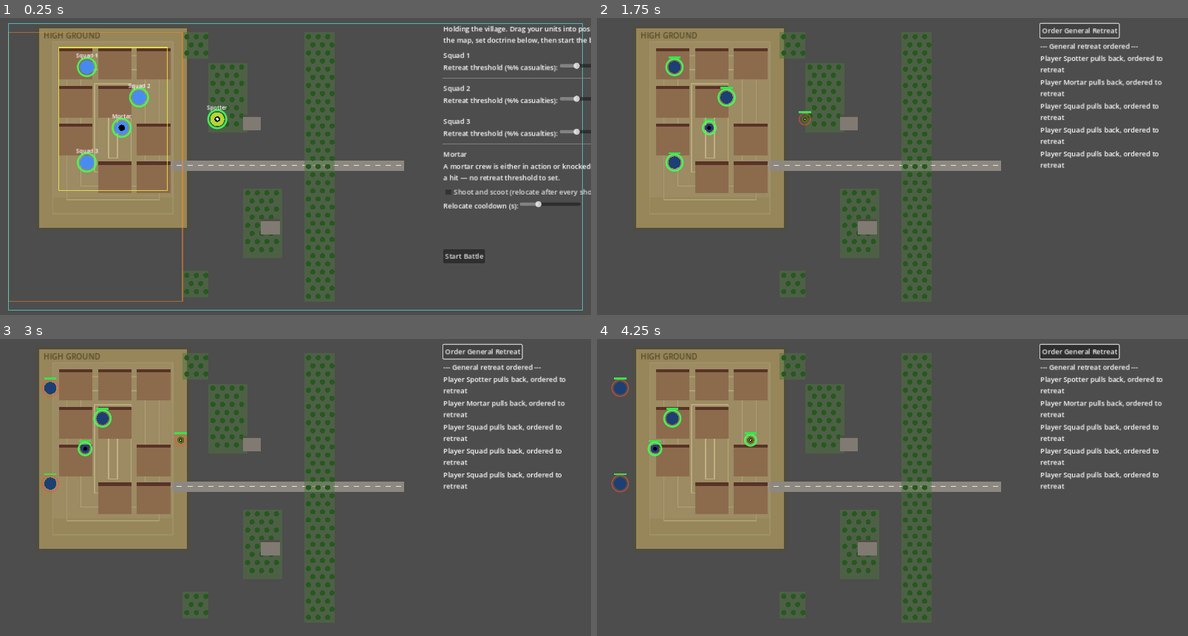
Above: before the commit, frames 1-4 (two rows, left to right).
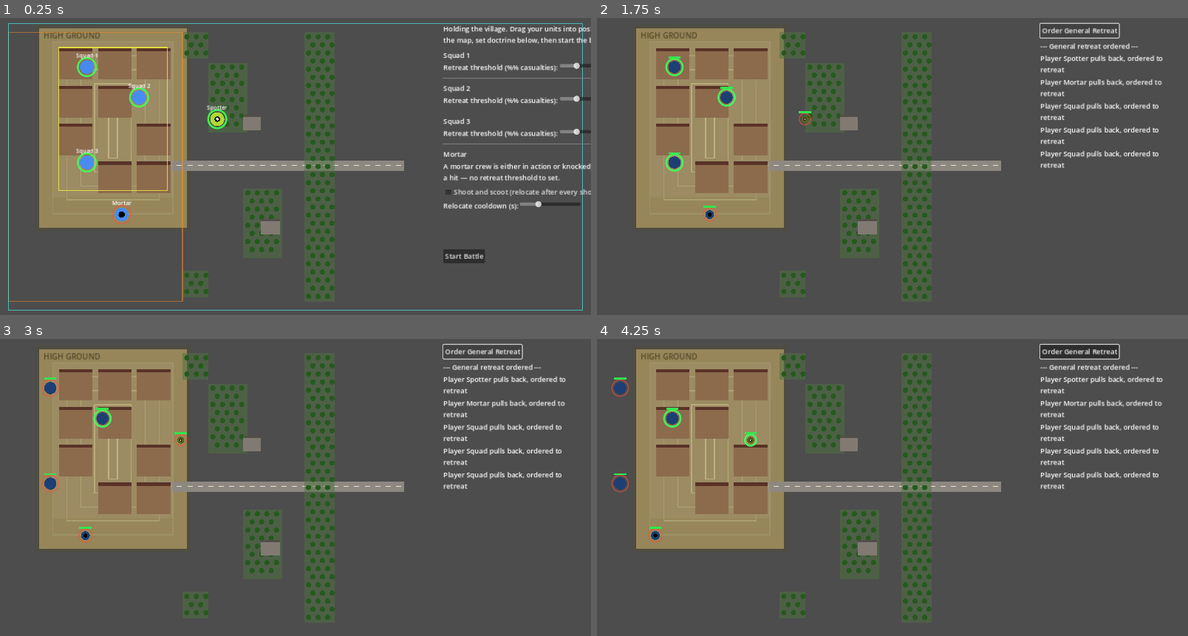
Above: after the commit, the same moments.

Repository: verybadcat/Drones
Game: Godot game, scene res://scenes/Main.tscn
Same seed, same stepped clock (60 frames per second), same inputs: the game is played once before the commit and once after it.
Inputs (mouse positions are in pixels of both pictures, inside the frame that each line leads up to):
- Up to frame 1 (0.25 s): no input
- Up to frame 2 (1.75 s): click "Start Battle" at 0.5 s; click "Order General Retreat" at 1.25 s
- Up to frame 3 (3 s): click "Order General Retreat" at 2 s; click "Order General Retreat" at 2.75 s
- Up to frame 4 (4.25 s): move the mouse to (1022, 472) at 3.52 s; click (1022, 472) at 3.67 s

The runs differ from the first frame. In frame 1, 0.4% of the frame differs, in the area x 18-23%, y 32-70%; in frame 2, 0.2%; in frame 3, 0.2%; in frame 4, 0.2%.

Commit message:
Mortar can't fire from or enter buildings; crew casualties now an exact headcount
A mortar needs overhead clearance a building can't give: it can no longer
fire while indoors, can no longer be dragged, retreat, or shoot-and-scoot
into one (trees are still fair game), and its default deployment spot -
which was itself inside the village - has been moved clear.

Replaced the old randi_range(25,100) "estimated % crew casualties" with a
real 4-person crew (including the driver) tracked as an exact headcount.
A hit either wipes the whole crew (destroyed) or leaves survivors who
abandon the gun on the spot and retreat to safety like any other routed
unit. Target-priority no longer treats an abandoned mortar as the top
threat once its crew has fled.

Co-Authored-By: Claude Sonnet 5 <noreply@anthropic.com>

Diff:
--- a/scripts/battle_manager.gd
+++ b/scripts/battle_manager.gd
@@ -274,6 +274,8 @@
 		# (seek_cover() redirects movement right away) but invisible in
 		# practice: the unit kept trading fire the whole way there, so a
 		# dash for cover looked identical to just standing and fighting.
+	if unit.kind == Unit.Kind.MORTAR and GameConfig.is_building_at(unit.global_position):
+		return # no overhead clearance to lob a round from inside a building
 
 	unit.fire_timer -= delta
 	if unit.fire_timer > 0.0:
@@ -392,22 +394,32 @@
 
 
 ## Shoot-and-scoot is now visible, not just a cooldown number — the mortar
-## actually hops a short, random distance after firing.
+## actually hops a short, random distance after firing. Tries a handful of
+## random directions and skips any that would land it inside a building —
+## a mortar can never set up in one — falling back to staying put if every
+## attempt does.
 func _hop_mortar(mortar: Unit) -> void:
-	var hop := Vector2(randf_range(-1.0, 1.0), randf_range(-1.0, 1.0))
-	if hop.length() < 0.01:
-		hop = Vector2.RIGHT
-	mortar.position += hop.normalized() * GameConfig.MORTAR_SCOOT_HOP_DISTANCE
-	mortar.position.x = clamp(mortar.position.x, 20.0, 1340.0)
-	mortar.position.y = clamp(mortar.position.y, 20.0, 680.0)
-	mortar.queue_redraw()
+	for _attempt in 8:
+		var hop := Vector2(randf_range(-1.0, 1.0), randf_range(-1.0, 1.0))
+		if hop.length() < 0.01:
+			continue
+		var candidate: Vector2 = mortar.position + hop.normalized() * GameConfig.MORTAR_SCOOT_HOP_DISTANCE
+		candidate.x = clamp(candidate.x, 20.0, 1340.0)
+		candidate.y = clamp(candidate.y, 20.0, 680.0)
+		if not GameConfig.is_building_at(candidate):
+			mortar.position = candidate
+			mortar.queue_redraw()
+			return
 
 
 func _log_hit_consequence(unit: Unit, was_active_before: bool) -> void:
 	if unit.state == Unit.State.DESTROYED:
 		combat_log.log_destroyed(unit)
 	elif unit.state == Unit.State.RETREATING and was_active_before:
-		combat_log.log_threshold_retreat(unit)
+		if unit.kind == Unit.Kind.MORTAR:
+			combat_log.log_mortar_abandoned(unit)
+		else:
+			combat_log.log_threshold_retreat(unit)
 	if unit.reported_issue and not unit.reported_issue_logged:
 		unit.reported_issue_logged = true
 		combat_log.log_reports_issue(unit)
@@ -434,7 +446,10 @@
 ## Mortars are the highest-value target on the battlefield for both sides —
 ## if one is a legal target at all, it's always preferred over a squad or
 ## the spotter, for either a squad's direct fire or another mortar's own
-## targeting.
+## targeting. Only an ACTIVE mortar earns that priority, though — one that's
+## already been hit has had its crew abandon the gun (see
+## Unit._apply_mortar_casualties), so a RETREATING mortar is just fleeing
+## survivors, no more of a threat than any other routed unit.
 func _pick_target(unit: Unit, enemies: Array[Unit]) -> Unit:
 	var candidates: Array[Unit] = []
 	for e in enemies:
@@ -449,7 +464,7 @@
 	if candidates.is_empty():
 		return null
 
-	var mortar_candidates: Array[Unit] = candidates.filter(func(c): return c.kind == Unit.Kind.MORTAR)
+	var mortar_candidates: Array[Unit] = candidates.filter(func(c): return c.kind == Unit.Kind.MORTAR and c.state == Unit.State.ACTIVE)
 	if not mortar_candidates.is_empty():
 		return mortar_candidates[randi() % mortar_candidates.size()]
 	return candidates[randi() % candidates.size()]
@@ -499,6 +514,15 @@
 	return false
 
 
+## Display name for a WITHDRAWN/RETREATING unit in the AAR — a mortar whose
+## crew took casualties before abandoning the gun gets that noted, since
+## "withdrew safely" alone would hide that its crew was hurt and its gun lost.
+func _mortar_survivor_label(u: Unit) -> String:
+	if u.kind == Unit.Kind.MORTAR and u.crew_killed > 0:
+		return "%s (%d/%d crew killed, gun abandoned)" % [u.display_name(), u.crew_killed, u.crew_size]
+	return u.display_name()
+
+
 func _compute_side_stats(units: Array[Unit]) -> Dictionary:
 	var pips_total := 0
 	var pips_lost := 0
@@ -511,13 +535,13 @@
 		match u.state:
 			Unit.State.DESTROYED:
 				if u.kind == Unit.Kind.MORTAR:
-					destroyed.append("%s (est. %d%% crew casualties)" % [u.display_name(), u.crew_casualty_percent])
+					destroyed.append("%s (%d/%d crew killed)" % [u.display_name(), u.crew_killed, u.crew_size])
 				else:
 					destroyed.append(u.display_name())
 			Unit.State.WITHDRAWN:
-				withdrawn.append(u.display_name())
+				withdrawn.append(_mortar_survivor_label(u))
 			Unit.State.RETREATING:
-				still_retreating.append(u.display_name())
+				still_retreating.append(_mortar_survivor_label(u))
 	var casualty_percent: float = (float(pips_lost) / float(pips_total) * 100.0) if pips_total > 0 else 0.0
 	return {
 		"pips_total": pips_total,
--- a/scripts/combat_log.gd
+++ b/scripts/combat_log.gd
@@ -58,7 +58,18 @@
 
 
 func log_destroyed(unit: Unit) -> void:
-	add_entry("%s %s" % [unit.display_name(), unit.destroyed_verb()])
+	if unit.kind == Unit.Kind.MORTAR:
+		add_entry("%s's entire crew is down (%d/%d killed) — the gun is lost" % [
+			unit.display_name(), unit.crew_killed, unit.crew_size
+		])
+	else:
+		add_entry("%s %s" % [unit.display_name(), unit.destroyed_verb()])
+
+
+func log_mortar_abandoned(unit: Unit) -> void:
+	add_entry("%s takes a hit — %d/%d crew down, survivors abandon the gun and flee" % [
+		unit.display_name(), unit.crew_killed, unit.crew_size
+	])
 
 
 func log_counter_battery_incoming(unit: Unit) -> void:
--- a/scripts/deployment_screen.gd
+++ b/scripts/deployment_screen.gd
@@ -46,10 +46,16 @@
 	elif event is InputEventMouseMotion and _dragging != null:
 		var zone := _dragging.deployment_zone
 		var mouse_pos := get_global_mouse_position()
-		_dragging.position = Vector2(
+		var candidate := Vector2(
 			clamp(mouse_pos.x, zone.position.x, zone.end.x),
 			clamp(mouse_pos.y, zone.position.y, zone.end.y)
 		)
+		# A mortar can never be set up inside a building (no overhead
+		# clearance to fire from one) — the token simply stops at the
+		# building's edge instead of following the cursor inside it.
+		if _dragging.kind == Unit.Kind.MORTAR and GameConfig.is_building_at(candidate):
+			return
+		_dragging.position = candidate
 		_dragging.queue_redraw() # cover ring must update live as it crosses terrain
 
 
--- a/scripts/game_config.gd
+++ b/scripts/game_config.gd
@@ -53,7 +53,11 @@
 	Vector2(320, 190),
 	Vector2(200, 340),
 ]
-const PLAYER_MORTAR_DEFAULT_POSITION: Vector2 = Vector2(280, 260)
+## Below the village's BUILDING footprint (y 60-420 at this x) — a mortar
+## can never be set up inside a building, so its default position must not
+## be either. Still within PLAYER_MORTAR_DEPLOYMENT_ZONE and on the high
+## ground behind the village.
+const PLAYER_MORTAR_DEFAULT_POSITION: Vector2 = Vector2(280, 460)
 
 # Enemy squads start at the map's far edge, first move onto the road (the
 # strip is Rect2(330, 335, 600, 24) -> y:335-359), then actually march DOWN
@@ -172,6 +176,14 @@
 	return terrain == TerrainType.BUILDING or terrain == TerrainType.TREES
 
 
+## A mortar can't be fired from inside a building (no overhead clearance for
+## the round's arc) and is never allowed to set up or take cover inside one
+## — see BattleManager._tick_fire, DeploymentScreen, and the avoid_buildings
+## param on the cover-point functions below.
+static func is_building_at(pos: Vector2) -> bool:
+	return get_terrain_type_at(pos) == TerrainType.BUILDING
+
+
 ## A point inside a nearby TREES/BUILDING zone to `from` — where a unit
 ## bolting for cover heads. Weighted-random among the 2-3 nearest zones
 ## (mostly the nearest, sometimes the next one out) rather than always the
@@ -187,10 +199,15 @@
 ## bolting under mortar fire) pass the default 0.0: any direction is fine
 ## when you're not specifically trying to withdraw. Falls back to `from`
 ## itself if nothing qualifies — the caller then simply skips the cover leg.
-static func nearest_cover_point(from: Vector2, retreat_dir: float = 0.0) -> Vector2:
+##
+## `avoid_buildings` excludes BUILDING zones entirely, leaving only TREES —
+## used by the mortar, which can never enter a building (see is_building_at).
+static func nearest_cover_point(from: Vector2, retreat_dir: float = 0.0, avoid_buildings: bool = false) -> Vector2:
 	var candidates: Array[Dictionary] = []
 	for zone in TERRAIN_ZONES:
 		if zone.type != TerrainType.TREES and zone.type != TerrainType.BUILDING:
+			continue
+		if avoid_buildings and zone.type == TerrainType.BUILDING:
 			continue
 		var center: Vector2 = zone.rect.position + zone.rect.size / 2.0
 		if retreat_dir != 0.0 and (center.x - from.x) * retreat_dir < -RETREAT_DIRECTION_TOLERANCE:
@@ -227,14 +244,17 @@
 ##
 ## `retreat_dir` — see nearest_cover_point — excludes cover that would mean
 ## detouring toward the front first; a smarter route still has to actually
-## be a retreat.
-static func safest_cover_point(from: Vector2, known_enemy_positions: Array[Vector2], retreat_dir: float = 0.0) -> Vector2:
+## be a retreat. `avoid_buildings` — see nearest_cover_point — excludes
+## BUILDING zones entirely.
+static func safest_cover_point(from: Vector2, known_enemy_positions: Array[Vector2], retreat_dir: float = 0.0, avoid_buildings: bool = false) -> Vector2:
 	if known_enemy_positions.is_empty():
-		return nearest_cover_point(from, retreat_dir)
+		return nearest_cover_point(from, retreat_dir, avoid_buildings)
 
 	var candidates: Array[Dictionary] = []
 	for zone in TERRAIN_ZONES:
 		if zone.type != TerrainType.TREES and zone.type != TerrainType.BUILDING:
+			continue
+		if avoid_buildings and zone.type == TerrainType.BUILDING:
 			continue
 		var center: Vector2 = zone.rect.position + zone.rect.size / 2.0
 		if retreat_dir != 0.0 and (center.x - from.x) * retreat_dir < -RETREAT_DIRECTION_TOLERANCE:
--- a/scripts/unit.gd
+++ b/scripts/unit.gd
@@ -80,10 +80,15 @@
 var reported_issue_logged: bool = false
 var concern_threshold: float = 0.25
 
-# Set once, when a MORTAR is put out of action — flavor only, for the AAR
-# report. There is no percent-casualties tracking while the mortar is active:
-# a hit either knocks it out or it does not.
-var crew_casualty_percent: int = 0
+# MORTAR only: a small crew-served weapon, CREW_SIZE people including the
+# driver. Tracked as an exact headcount, not a percent — see
+# _apply_mortar_casualties(). A hit is decisive either way: it either wipes
+# the whole crew (DESTROYED) or leaves survivors who abandon the gun on the
+# spot and retreat (see order_retreat()) — nobody keeps manning a mortar
+# after taking a hit near it.
+const MORTAR_CREW_SIZE: int = 4
+var crew_size: int = 0
+var crew_killed: int = 0
 
 signal took_hit(unit)
 signal state_changed(unit)
@@ -99,6 +104,8 @@
 			base_hit_chance = 0.40
 			unit_label = "Mortar"
 			fire_interval = reload_time
+			crew_size = MORTAR_CREW_SIZE
+			crew_killed = 0
 		Kind.SPOTTER:
 			max_pips = 1 # a small, fragile recon team
 			base_hit_chance = 0.0 # never fires — see BattleManager._tick_fire
@@ -121,20 +128,22 @@
 func take_hit(from_mortar: bool = false) -> void:
 	if state == State.DESTROYED:
 		return
-	pips -= 1
+	pips = max(pips - 1, 0)
 	took_hit.emit(self)
 	queue_redraw()
+
+	if kind == Kind.MORTAR:
+		_apply_mortar_casualties()
+		return
+
 	if pips <= 0:
-		pips = 0
 		state = State.DESTROYED
-		if kind == Kind.MORTAR:
-			crew_casualty_percent = randi_range(25, 100)
 		state_changed.emit(self)
 		return
 
-	# A mortar crew is either in action or it is not — no percent-casualties
-	# "retreat" state for a mortar. Only squads can be worn down and pull back,
-	# break from an advance toward cover, or bolt under mortar fire.
+	# Only squads can be worn down and pull back, break from an advance
+	# toward cover, or bolt under mortar fire (the spotter is one-hit-fragile
+	# and never reaches this point; see the pips <= 0 check above).
 	if kind != Kind.SQUAD:
 		return
 
@@ -158,6 +167,25 @@
 		order_retreat()
 	elif not reported_issue and fraction_lost >= concern_threshold:
 		reported_issue = true
+
+
+## A mortar crew doesn't shrug off a hit and keep serving the gun the way a
+## rifle squad absorbs casualties — a round landing on/near a crew-served
+## weapon is decisive. Tracks exactly how many of the crew went down (an
+## honest headcount, not a vague percent) so the AAR can report a real
+## number. If anyone survives, they abandon the gun right there — it's out
+## of action for the rest of the battle either way — and retreat to try to
+## get clear (see order_retreat()); only a hit that gets the whole crew
+## actually destroys the unit.
+func _apply_mortar_casualties() -> void:
+	var remaining: int = crew_size - crew_killed
+	crew_killed += randi_range(1, remaining)
+	if crew_killed >= crew_size:
+		state = State.DESTROYED
+		state_changed.emit(self)
+		return
+	if state == State.ACTIVE:
+		order_retreat()
 
 
 ## Force this unit into a retreat regardless of its threshold — used both by
@@ -183,6 +211,11 @@
 ## see GameConfig's retreat_dir parameter. Without that, a mortar set up
 ## well to the rear (now allowed — see design doc) could "retreat" forward
 ## first if the nearest cover happened to be back toward the village.
+##
+## A MORTAR's abandoned crew never heads for a BUILDING specifically — a
+## mortar can't be fired from or set up inside one (no overhead clearance
+## for the round), so it never enters one in the first place; TREES remain
+## fair game for its fleeing crew, same as anyone else.
 func order_retreat(known_enemy_positions: Array[Vector2] = []) -> void:
 	if state != State.ACTIVE:
 		return
@@ -190,10 +223,11 @@
 	movement_predictable = false # pulling out under pressure, not a calm march
 	if not GameConfig.is_in_cover(terrain_type()):
 		var retreat_dir: float = -1.0 if team == Team.PLAYER else 1.0
+		var avoid_buildings: bool = kind == Kind.MORTAR
 		if kind == Kind.SPOTTER and not known_enemy_positions.is_empty():
-			move_target = GameConfig.safest_cover_point(global_position, known_enemy_positions, retreat_dir)
+			move_target = GameConfig.safest_cover_point(global_position, known_enemy_positions, retreat_dir, avoid_buildings)
 		else:
-			move_target = GameConfig.nearest_cover_point(global_position, retreat_dir)
+			move_target = GameConfig.nearest_cover_point(global_position, retreat_dir, avoid_buildings)
 		has_move_target = true
 		move_queue.clear()
 		move_speed = GameConfig.REPOSITION_SPEED
@@ -240,7 +274,7 @@
 
 
 func destroyed_verb() -> String:
-	return "was put out of action" if kind == Kind.MORTAR else "was destroyed"
+	return "was destroyed"
 
 
 func elevation() -> int:
Not shown, changed: docs/designs/tactical-commander-doctrine.md
